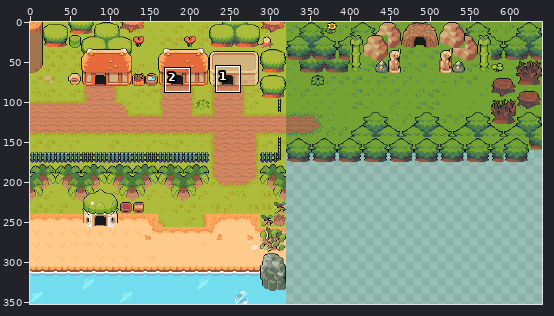
Edited in one commit: sprite sheet (src/assets/map.png). The first picture is a wide view before the edit; the outline marks the close-up.
Close-up. Before:
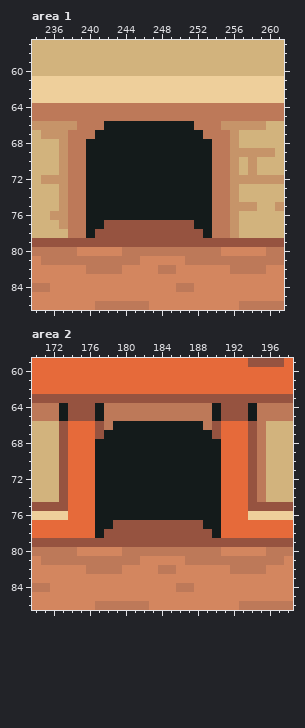
The file is 640x352 pixels. Colours within 5 levels of each other are drawn and written as one. Shown: area 1: x 234..261, y 57..86; area 2: x 170..198, y 59..86.
After the commit:
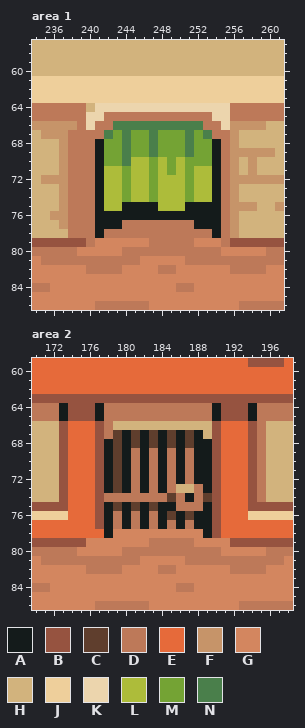
Palette (. is transparent): A #141b1b  B #965340  C #5f3e2d  D #bd7959  E #e66a3a  F #c69469  G #d3865f  H #d2b37d  J #eecf9b  K #ecd5ad  L #adbc3a  M #74a334  N #4a7f4b
Changes in this commit:
Changed rows in their new state; - is an unchanged pixel.
Area 1:
first column x 240:
64 HKKKKKKKKKKKKKKK
65 KK------------KK
66 K-DNNNNNNNNNN--K
67 -DNMNMMNMMMNMN--
68 D-MMNMMNMMMNMMA-
69 D-MMNMMNMMMNMMA-
70 D-MMNLLMLMLMMMA-
71 D-LLMLLMLMLMLLA-
72 D-LLMLLMLLLMLLA-
73 D-LLMLLMLLLMLLA-
74 D-LLMLLMLLLMLLA-
75 D-LL----LLL---A-
76 D-------------A-
77 D-AADDDDDDDD--A-
78 DADDDDDDDDDDDDA-
79 DGGGGGGDDDDDGGGD
Area 2:
first column x 176:
66 ---HHHHHHHHHHH--
67 --DC-C-C-C-C-H--
68 -B-C-C-C-C-C--B-
69 -B-C-D-D-D-D--B-
70 -B-C-D-D-D-D--B-
71 -B-C-D-D-D-D--B-
72 -B-C-D-D-D-D--B-
73 -B-C-D-D-DHHD-B-
74 -BDDDDDDDCD-DCB-
75 -B-C-C-C--DDD-B-
76 -B-D-D-D-C-C--B-
77 -B-DADADADADA-B-
78 -EAGGGGGGGGGGAB-
79 GGGGGGGDDDDDGGGG
Changed places in both close-ups, as pixel boxes (x1, y1, x2, y2):
changed: (86, 103, 230, 247)
changed: (86, 421, 230, 547)
